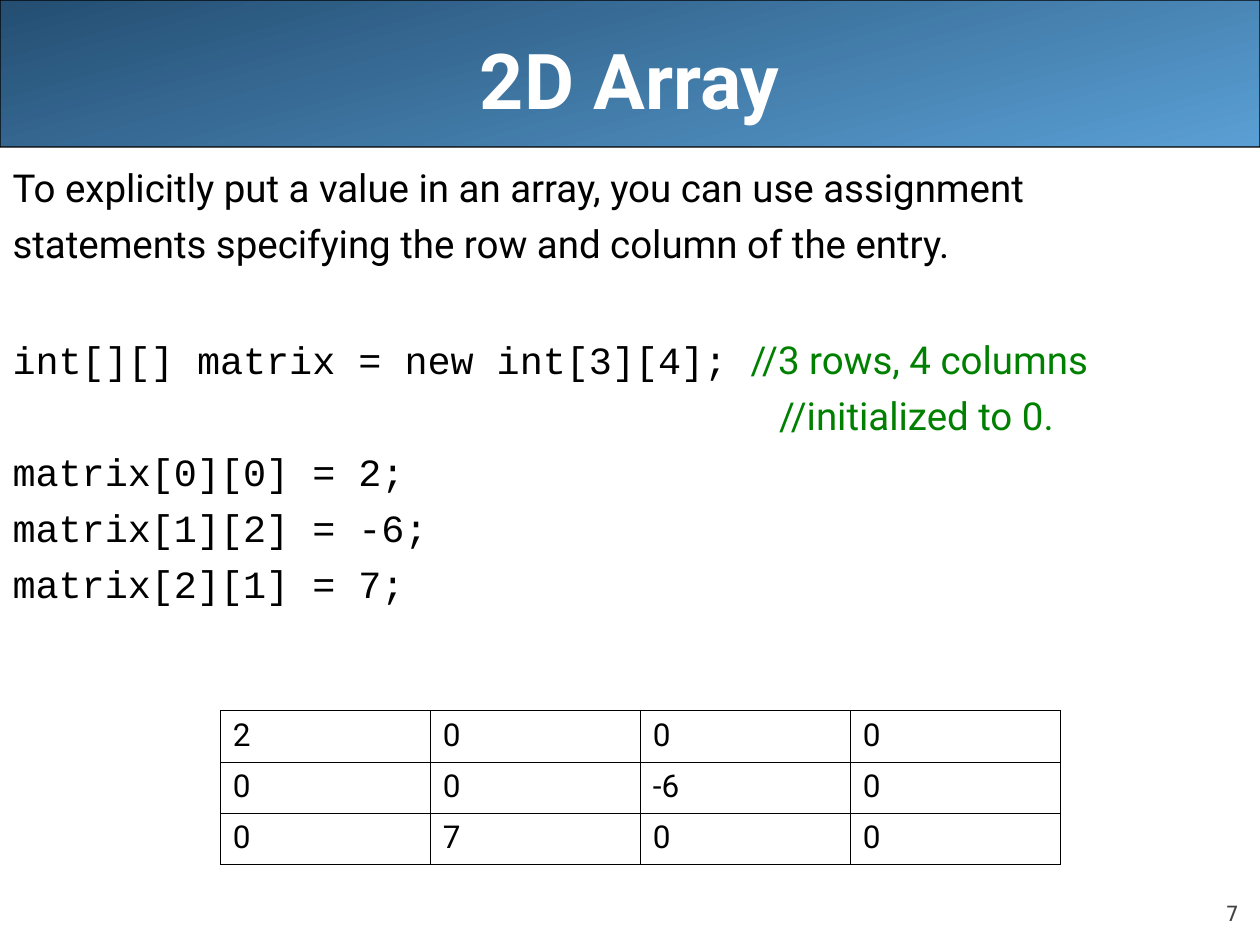
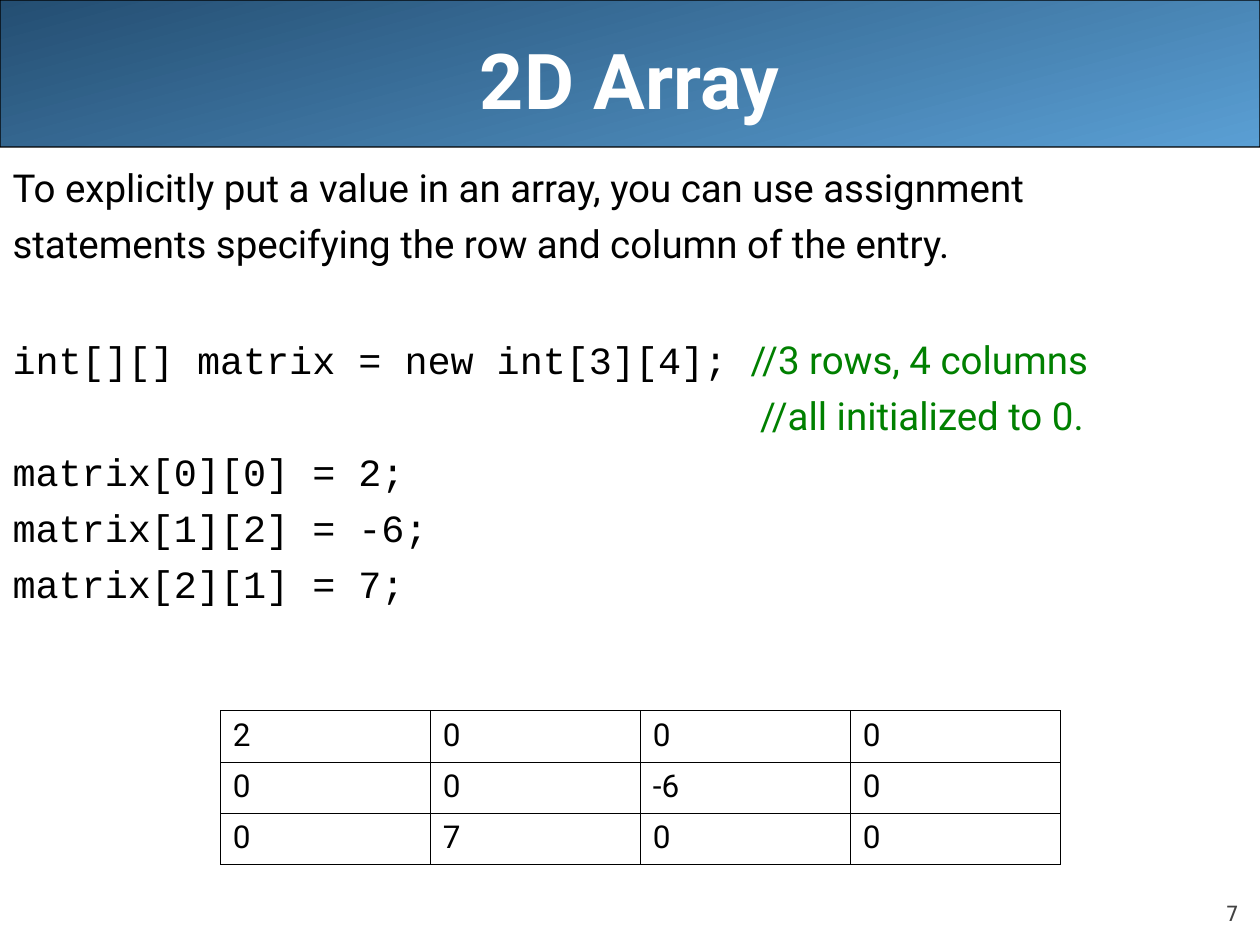
Before and after one commit to LongBaoNguyen/longbaonguyen.github.io, a slide deck: slide 7 of courses/apcsa/lecture20.ppt. Drawn at 1260x945 pixels with LibreOffice and Linux fonts; fonts in the diff are those of the drawing. Boxes give left, top, right and bottom in pixels: in the first picture for what was removed or moved away, otherwise in the second. Text is boxed around its words. In the diff, an @@ line names an element or a change of style, - is before the commit and + after.

```diff
--- a/courses/apcsa/lecture20.ppt
+++ b/courses/apcsa/lecture20.ppt
@@ text at (760,401,1084,433): text changed @@
-//initialized to 0.
+//all initialized to 0.
```
Also in this commit, not shown: 8 other slides changed, 4 slides added, 7 other files.
